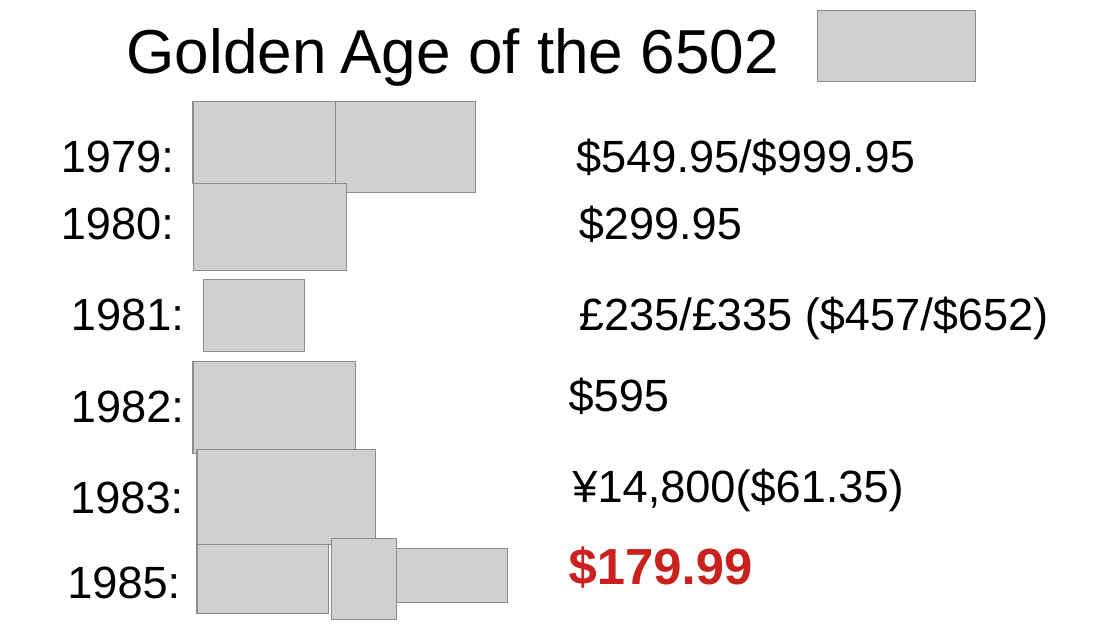
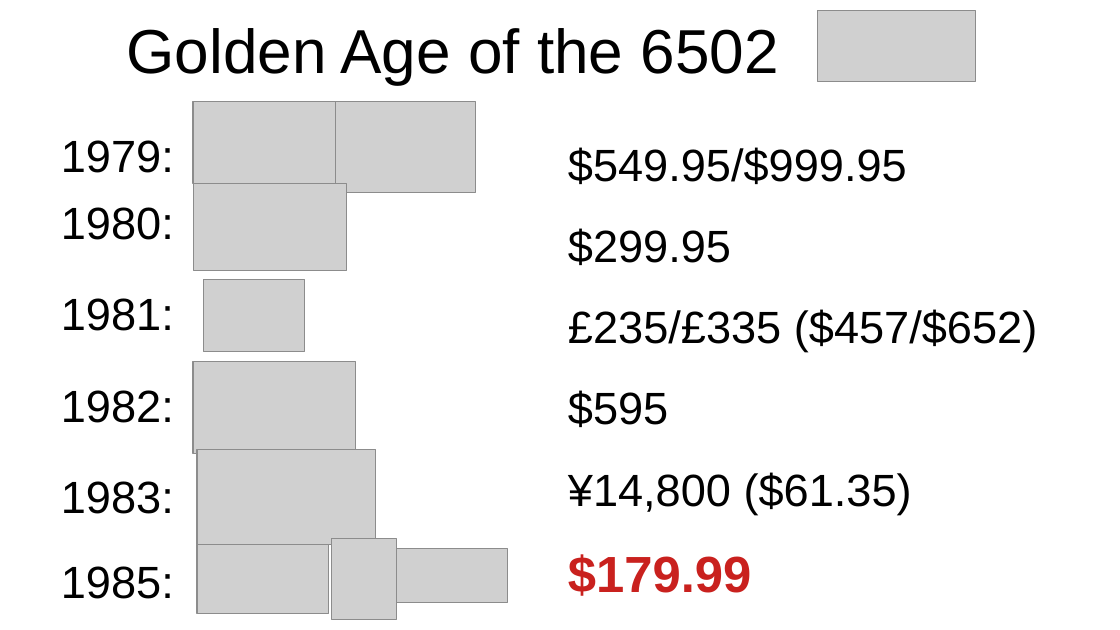
Before and after one commit to SlithyMatt/nes-hello, a slide deck: slide 2 of hellones.odp. Drawn at 1120x630 pixels with LibreOffice and Linux fonts; fonts in the diff are those of the drawing; grey boxes stand for pictures; background and template pictures are left out. Boxes give left, top, right and bottom in pixels: in the first picture for what was removed or moved away, otherwise in the second. Text is boxed around its words. In the diff, an @@ line names an element or a change of style, - is before the commit and + after.

Commit message:
fix history build

```diff
--- a/hellones.odp
+++ b/hellones.odp
@@ text "$549.95/$999.95": place and size @@
-text "$549.95/$999.95" at box(576, 138, 915, 175)
+text "$549.95/$999.95" at box(568, 147, 907, 184)
@@ text "$299.95": place and size @@
-text "$299.95" at box(579, 205, 742, 242)
+text "$299.95" at box(568, 228, 731, 265)
@@ text "£235/£335 ($457/$652)": place and size @@
-text "£235/£335 ($457/$652)" at box(579, 296, 1048, 339)
+text "£235/£335 ($457/$652)" at box(568, 309, 1037, 352)
@@ 3 texts: place and size @@
-3 texts at box(70, 298, 184, 514)
+3 texts at box(61, 298, 174, 514)
@@ text "$595": place and size @@
-text "$595" at box(569, 377, 669, 414)
+text "$595" at box(568, 390, 668, 427)
@@ text at box(568, 472, 912, 514): spaces changed @@
-¥14,800($61.35)
+¥14,800 ($61.35)
@@ text "$179.99": place and size @@
-text "$179.99" at box(569, 546, 753, 588)
+text "$179.99" at box(568, 554, 752, 596)
@@ text "1985:": place and size @@
-text "1985:" at box(67, 566, 180, 599)
+text "1985:" at box(61, 566, 174, 599)
```
